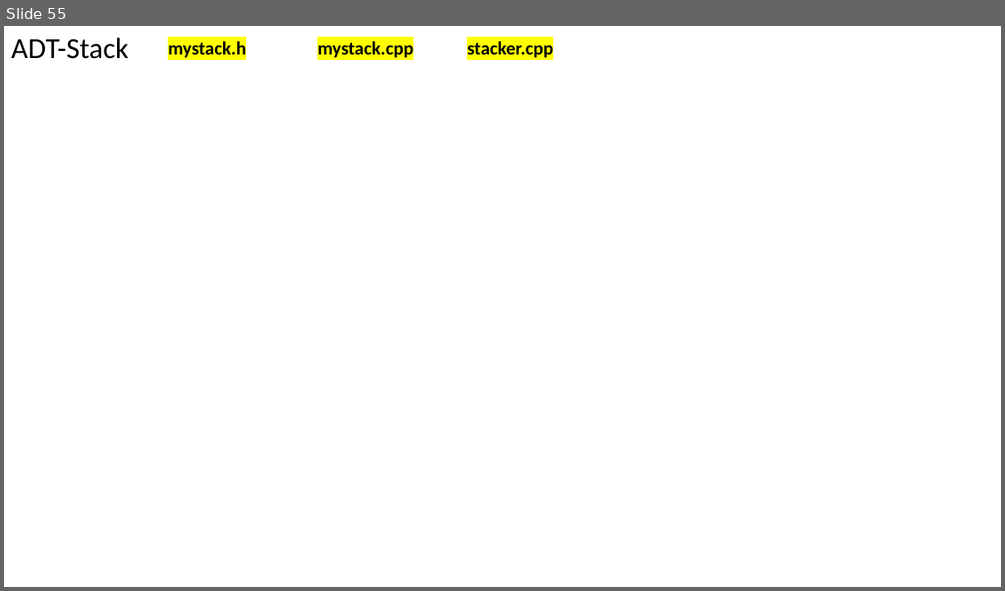
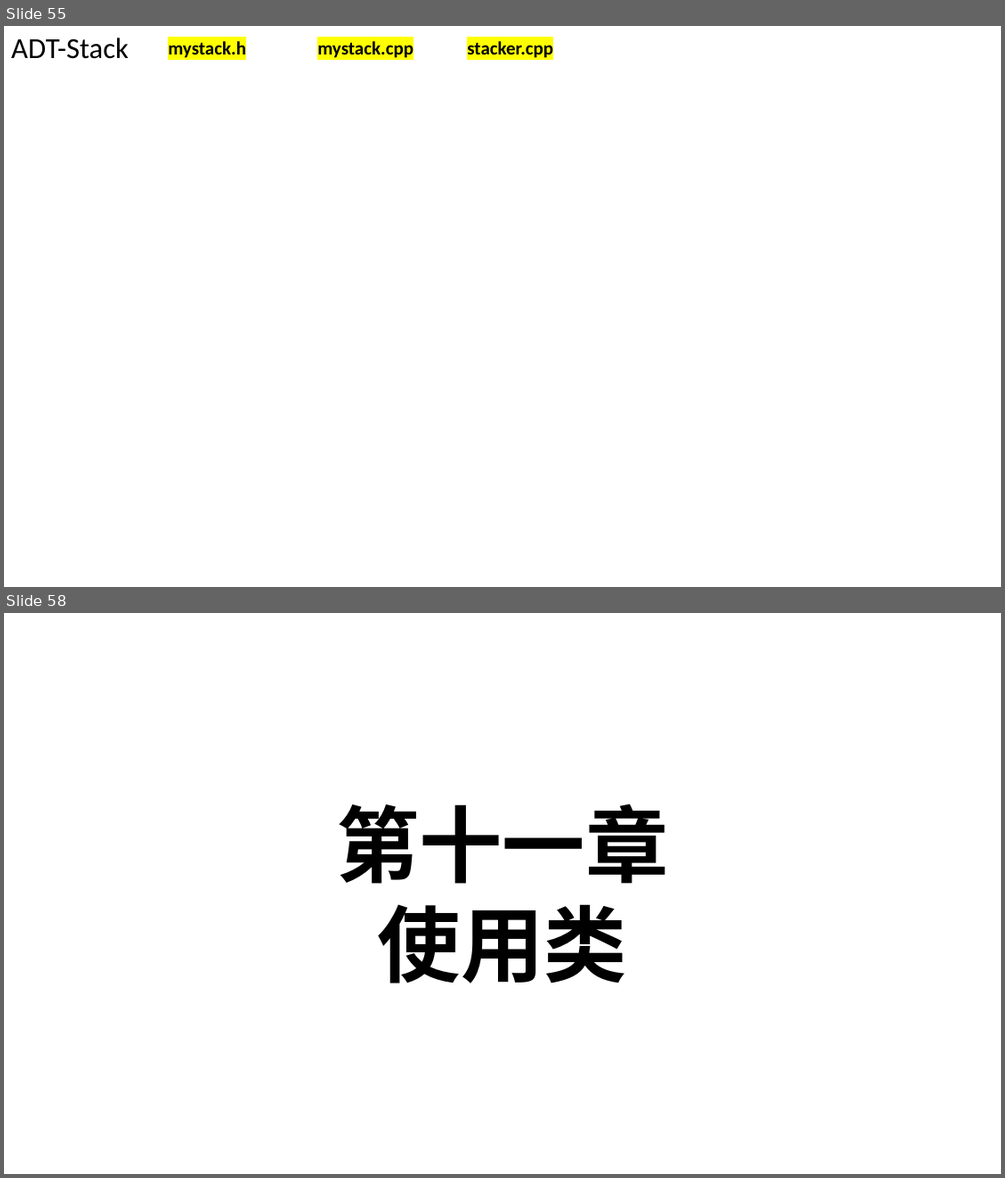
Before and after one commit to Chao200/CPP_Primer_Plus, a slide deck: C++ Primer Plus.pptx. Shown one above the other, each under a label of ours: slide 55 before the commit, slides 55 and 58 after it; the slides between them are not shown. The pictures are 1005x591 and 1005x1178 pixels, drawn with LibreOffice and Linux fonts; fonts in the diff are those of the drawing. Boxes give left, top, right and bottom in pixels: in the first picture for what was removed or moved away, otherwise in the second. Text is boxed around its words. In the diff, an @@ line names an element or a change of style, - is before the commit and + after.

```diff
--- a/C++ Primer Plus.pptx
+++ b/C++ Primer Plus.pptx
@@ slide 58 added at (4, 613, 1001, 1174), background #FFFFFF @@
@@ text added at (336, 803, 668, 983), 80 pt, text #000000, bold @@
+第十一章
+使用类
```
Also in this commit, not shown: 14 other slides added.
